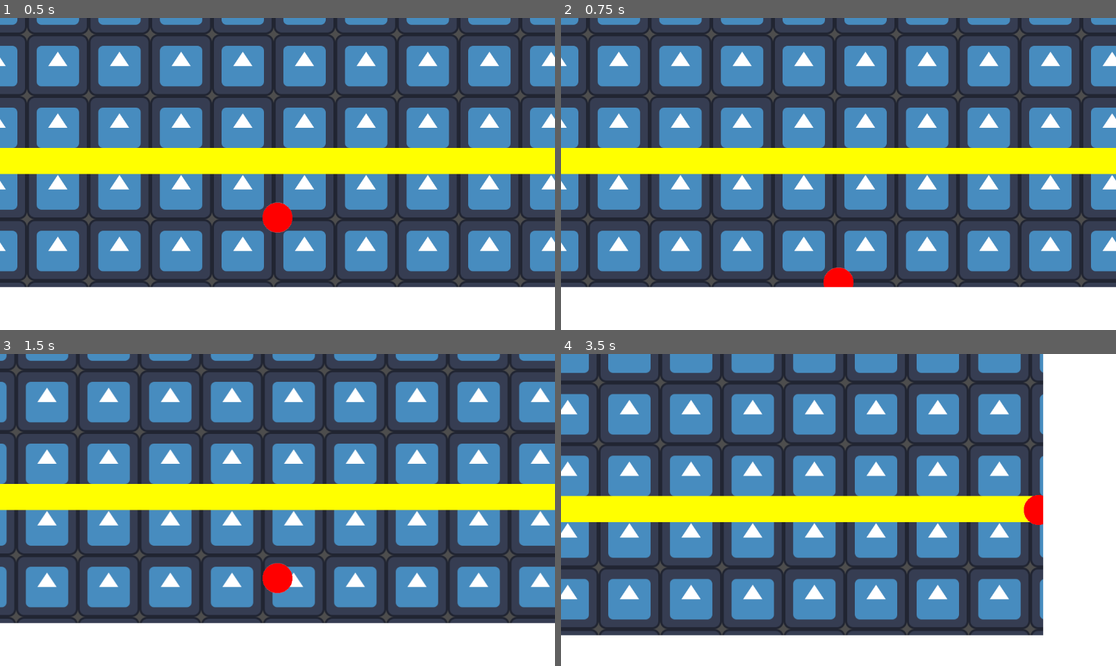
Above: before the commit, frames 1-4 (two rows, left to right).
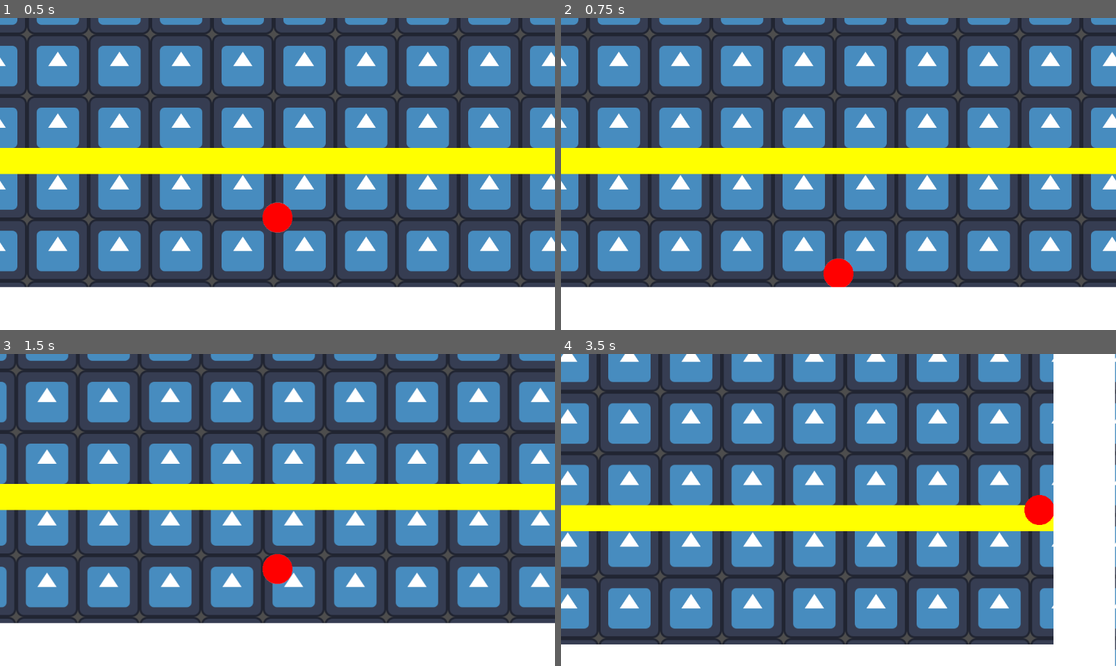
Above: after the commit, the same moments.

Repository: SpaceMonkeyy86/new-scene-game-jam-2025
Game: Godot game, scene res://scene_1.tscn
The game is run twice, just before and just after one commit, with the same random seed, the same clock (stepped at 60 frames per second) and the same inputs. The engine's default icon, where the game draws it, is replaced by a stand-in: a white triangle on a blue panel in a dark square.
Inputs (mouse positions are in pixels of both pictures, inside the frame that each line leads up to):
- Up to frame 1 (0.5 s): no input
- Up to frame 2 (0.75 s): move the mouse to (960, 158) at 0.52 s; press the mouse at (960, 158) at 0.53 s
- Up to frame 3 (1.5 s): tap Enter at 1.25 s; move the mouse to (166, 525) at 1.27 s; release the mouse at (166, 525) at 1.28 s; click (166, 525) at 1.35 s
- Up to frame 4 (3.5 s): move the mouse to (894, 441) at 2.02 s; press the mouse at (894, 441) at 2.03 s; move the mouse to (810, 572) at 2.77 s; release the mouse at (810, 572) at 2.78 s; click (810, 572) at 2.85 s

Frame 1 is identical in both runs. In frame 2, 0.2% of the frame differs, in the area x 47-53%, y 77-87%; in frame 3, 0.3%; in frame 4, 34%, in the area x 0-100%, y 0-100%.

Commit message:
even better physics

Diff:
--- a/CharacterController.gd
+++ b/CharacterController.gd
@@ -22,47 +22,48 @@
 	var mouse_pos: Vector2 = get_viewport().get_mouse_position()
 
 	var colliding_ledge = false
-	var colliding_wall = false
+	var colliding_ground = false
 
 	for body in get_colliding_bodies():
-		if body.find_parent("Ledge"):
+		var parent = body.get_parent().name
+		if parent == "Ground":
+			colliding_ground = true
+		elif parent == "Ledge":
 			colliding_ledge = true
-		elif body.find_parent("Wall"):
-			colliding_wall = true
 
-	if not (colliding_ledge or colliding_wall or ledge_caught):
+	if not (colliding_ledge or colliding_ground or ledge_caught):
 		click_position = null
 
 	if Input.is_action_just_pressed("click"):
 		last_click_time = 0.0
-		ledge_catch_window = calc_ledge_window()
 
 	if last_click_time >= 0.0:
 		last_click_time += delta
-		if last_click_time > ledge_catch_window:
-			last_click_time = -1.0
-			click_position = null
 
 	if Input.is_action_pressed("click"):
 		if click_position == null:
-			if colliding_wall:
+			if colliding_ground:
 				last_click_time = -1
 				click_position = mouse_pos
 
-			if colliding_ledge and last_click_time <= ledge_catch_window and last_click_time >= 0:
-				last_click_time = -1
-				click_position = mouse_pos
-				ledge_caught = true
+			if colliding_ledge:
+				print(last_click_time, " - ", calc_ledge_window())
+				if last_click_time >= 0 and last_click_time <= calc_ledge_window():
+					last_click_time = -1
+					click_position = mouse_pos
+					ledge_caught = true
+				else:
+					last_click_time = -1
 
 		if click_position and colliding_ledge:
 			linear_velocity = Vector2(0, 1)
 
-		if click_position and not (colliding_ledge or colliding_wall):
+		if click_position and not (colliding_ledge or colliding_ground):
 			click_position = null
 			ledge_caught = false
 
 	if Input.is_action_just_released("click") and click_position:
-		if colliding_wall:
+		if colliding_ground:
 			jump_from(mouse_pos)
 		elif colliding_ledge and ledge_caught:
 			jump_from(mouse_pos)
@@ -75,8 +76,7 @@
 
 func calc_ledge_window() -> float:
 	var speed = linear_velocity.y
-	print(speed, " - ", clamp(0.3 - (speed / 1000.0) * 0.25, 0.1, 0.7))
-	return clamp((1 - speed / 1000.0) * 0.9, 0.1, 0.7)
+	return clamp((1 - speed / 1000.0) * 0.4, 0.1, 0.7)
 
 
 func _process(_delta):
--- a/scene_1.tscn
+++ b/scene_1.tscn
@@ -36,6 +36,7 @@
 texture = SubResource("GradientTexture2D_3sd7o")
 
 [node name="CollisionShape2D" type="CollisionShape2D" parent="Character"]
+scale = Vector2(2.9, 2.9)
 shape = SubResource("CircleShape2D_1abo5")
 
 [node name="Camera2D" type="Camera2D" parent="Character"]
@@ -54,21 +55,22 @@
 
 [node name="Terrain" type="Node2D" parent="."]
 
-[node name="Wall" parent="Terrain" instance=ExtResource("3_1abo5")]
+[node name="Ground" parent="Terrain" instance=ExtResource("3_1abo5")]
 position = Vector2(25, 310)
 scale = Vector2(141.51268, 4.8887)
 
-[node name="Wall2" parent="Terrain" instance=ExtResource("3_1abo5")]
+[node name="Ceiling" parent="Terrain" instance=ExtResource("3_1abo5")]
+visible = false
 position = Vector2(35, -1080)
 scale = Vector2(141.51268, 4.8887)
 
-[node name="Wall3" parent="Terrain" instance=ExtResource("3_1abo5")]
-position = Vector2(1391.9998, -352)
-scale = Vector2(9.282445, 78.70099)
+[node name="RightWall" parent="Terrain" instance=ExtResource("3_1abo5")]
+position = Vector2(1384, -385)
+scale = Vector2(6.427, 74.387)
 
-[node name="Wall4" parent="Terrain" instance=ExtResource("3_1abo5")]
-position = Vector2(-1347.9995, -377.00003)
-scale = Vector2(9.282445, 78.70099)
+[node name="LeftWall" parent="Terrain" instance=ExtResource("3_1abo5")]
+position = Vector2(-1347.9995, -385.00003)
+scale = Vector2(6.427, 74.387)
 
 [node name="Ledge" parent="Terrain" instance=ExtResource("4_knagl")]
 z_index = -10
